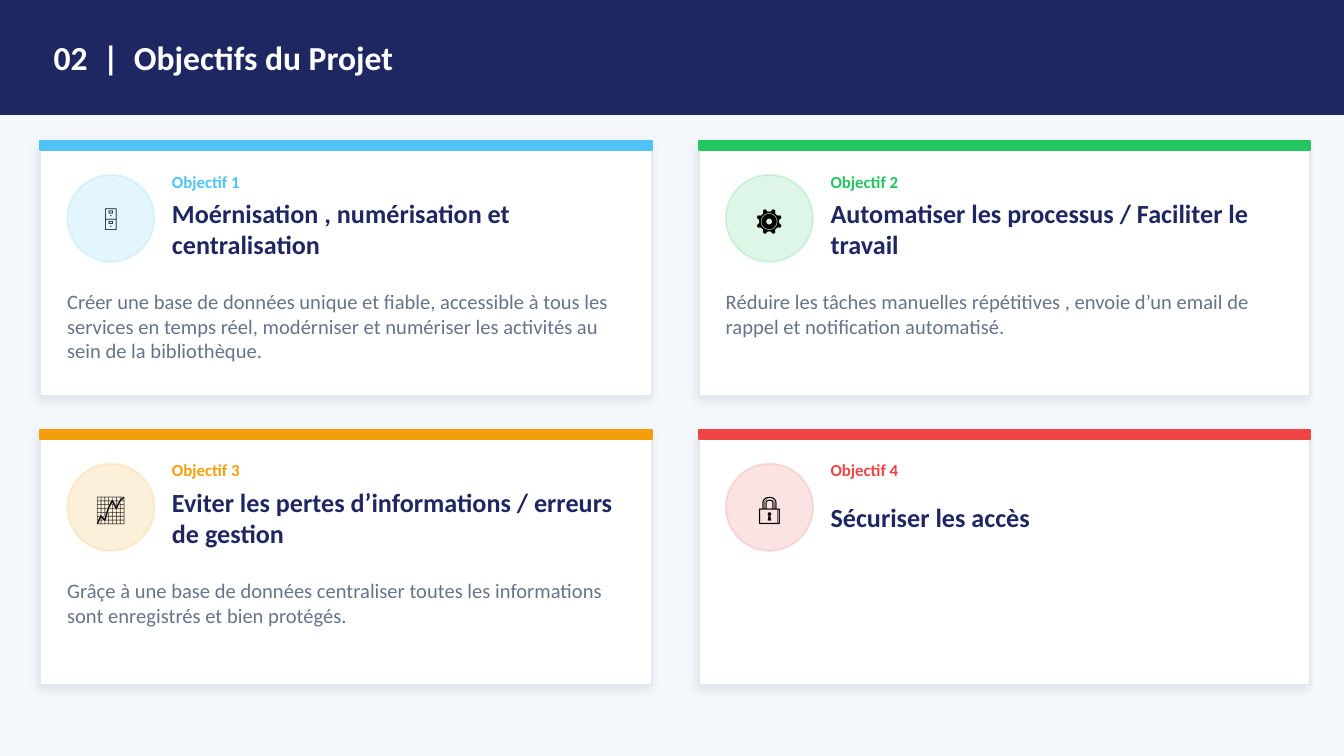
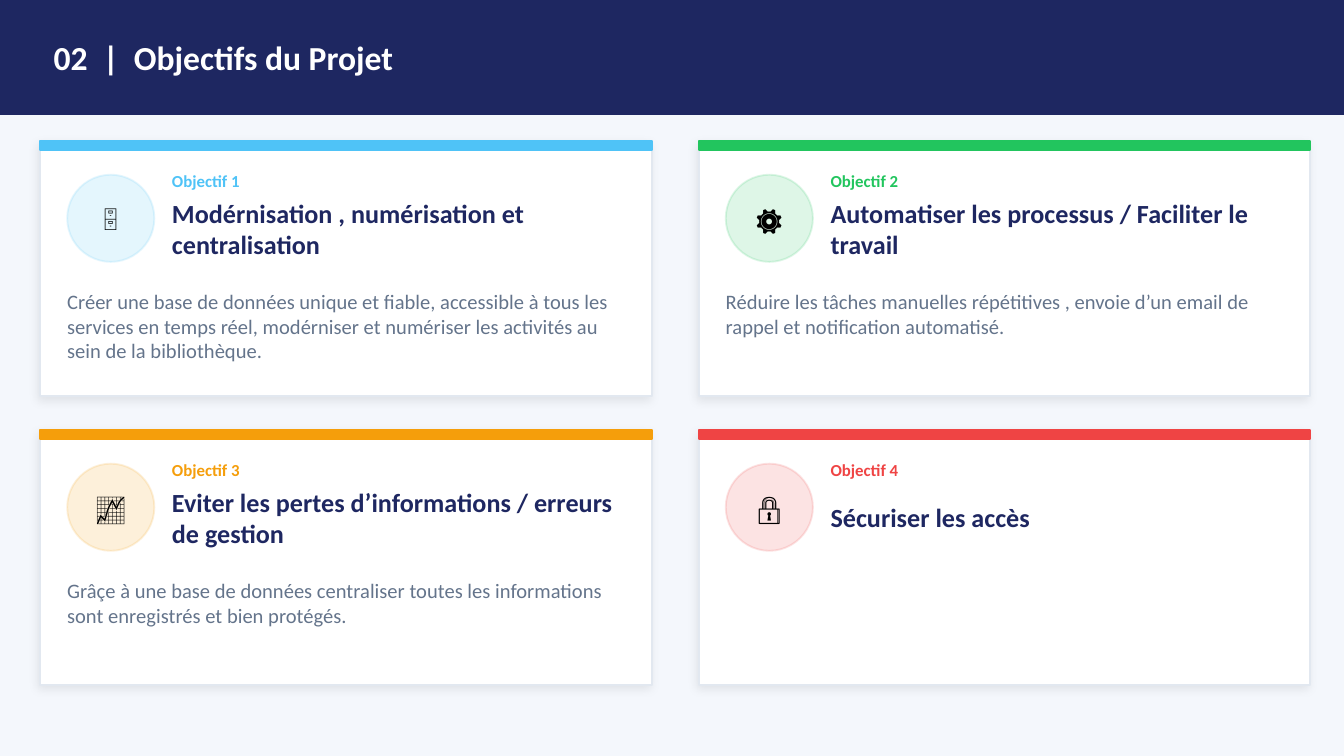
Before and after one commit to santatraolivette-source/projet_tutoree_groupe, a slide deck: slide 4 of presentation_projet_tutoree.pptx. Drawn at 1344x756 pixels with LibreOffice and Linux fonts; fonts in the diff are those of the drawing. Boxes give left, top, right and bottom in pixels: in the first picture for what was removed or moved away, otherwise in the second. Text is boxed around its words. In the diff, an @@ line names an element or a change of style, - is before the commit and + after.

```diff
--- a/presentation_projet_tutoree.pptx
+++ b/presentation_projet_tutoree.pptx
@@ rectangle at <box>40,141,652,396</box>: outline #E2E8F0 1 pt to #E2E8F0 0.99 pt @@
@@ ellipse at <box>67,175,155,262</box>: outline #4FC3F7 1 pt to #4FC3F7 0.99 pt @@
@@ text at <box>172,204,524,254</box>: text changed @@
-Moérnisation , numérisation et centralisation
+Modérnisation , numérisation et centralisation
@@ rectangle at <box>699,430,1310,685</box>: outline #E2E8F0 1 pt to #E2E8F0 0.99 pt @@
@@ ellipse at <box>726,464,813,551</box>: outline #EF4444 1 pt to #EF4444 0.99 pt @@
```
Also in this commit, not shown: 7 other slides changed, 1 slide added, 1 slide removed.
